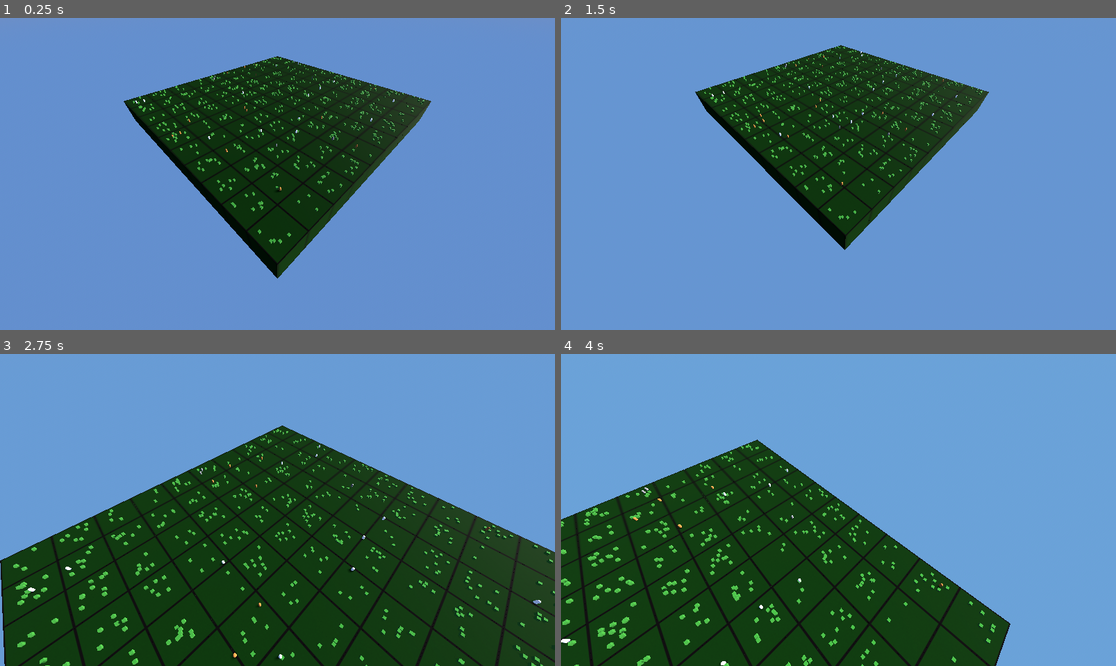
Above: before the commit, frames 1-4 (two rows, left to right).
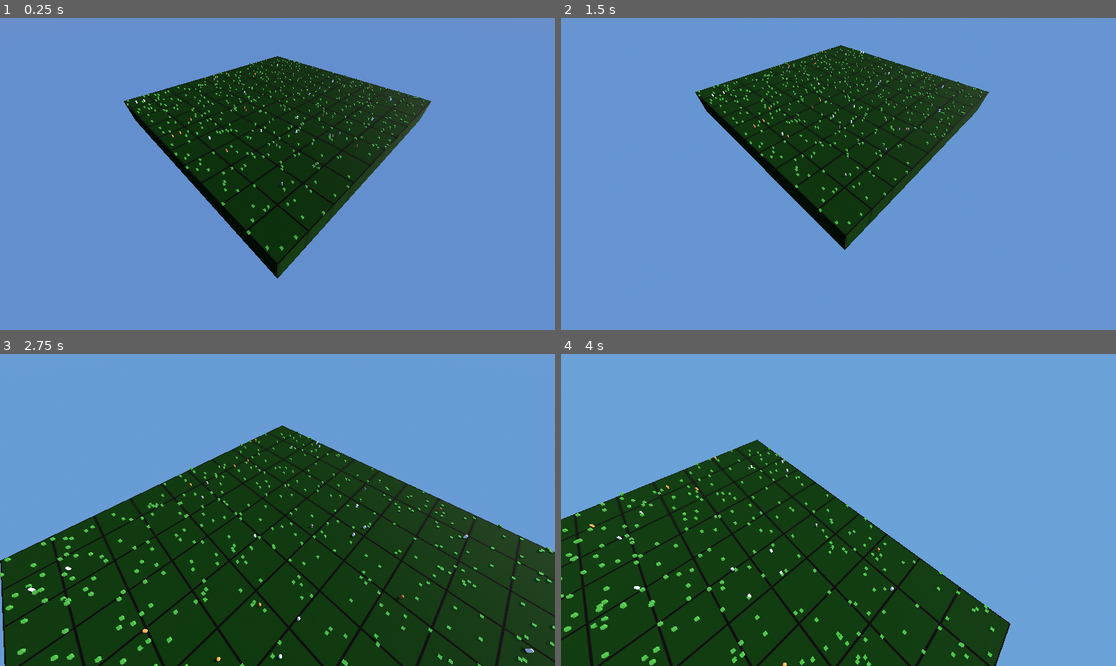
Above: after the commit, the same moments.

Repository: kyleyoung1121/TheParksDepartment
Game: Godot game, scene res://Maps/Ohio/OhioPreserve.tscn
The game is run twice, just before and just after one commit, with the same random seed, the same clock (stepped at 60 frames per second) and the same inputs.
Inputs (mouse positions are in pixels of both pictures, inside the frame that each line leads up to):
- Up to frame 1 (0.25 s): no input
- Up to frame 2 (1.5 s): move the mouse to (866, 174) at 0.52 s; hold Middle mouse button (camera_move) 0.53-1.28 s; move the mouse to (810, 174) at 1.27 s; tap S (camera_move_backward) at 1.35 s
- Up to frame 3 (2.75 s): move the mouse to (288, 503) at 2.02 s; hold W (camera_move_forward) from 2.03 s (still down)
- Up to frame 4 (4 s): move the mouse to (832, 516) at 2.77 s; release W (camera_move_forward) at 2.78 s; tap A (camera_move_left) at 2.85 s; move the mouse to (877, 513) at 3.52 s; hold D (camera_move_right) from 3.53 s (still down)

The runs differ from the first frame. In frame 1, 1.6% of the frame differs, in the area x 22-77%, y 12-75%; in frame 2, 1.4%; in frame 3, 3.8%, in the area x 0-100%, y 24-100%; in frame 4, 3.4%.

Commit message:
Added plant reproduction

Diff:
--- a/theparkdepartment/Entities/Animals/TemplateAnimal/TemplateAnimal.gd
+++ b/theparkdepartment/Entities/Animals/TemplateAnimal/TemplateAnimal.gd
@@ -6,7 +6,6 @@
 @export var speed = 5.0
 @export var movement_random_variation: float
 @export var eating_distance: float = 2.0
-# TODO: Work out how to handle reproduction. Do we just spawn another copy of this scene?
 @export var self_scene_path: String
 
 var animal_name: String
@@ -59,7 +58,7 @@
 
 
 func get_random_portion(value, setting):
-	var rough_forth = int(reproduction_cooldown/4)
+	var rough_forth = int(value/4)
 	if rough_forth == 0:
 		rough_forth = 1
 
@@ -69,6 +68,7 @@
 	else:
 		# Return somewhere between 0% and 25%
 		return (randi() % rough_forth)
+
 
 func _physics_process(delta):
 	# Add the gravity.
@@ -110,24 +110,31 @@
 		return false
 
 	# Consider all plants and animals. If they are prey and it range, eat them
-	for food_consideration in get_tree().get_nodes_in_group("plants"):
-		# Only consider eating known prey_organisms
-		if food_consideration.species in prey_organisms:
-			# If the food is in range, eat it!
-			if position.distance_to(food_consideration.position) <= adjusted_eating_distance:
-				hunger = min(hunger + OhioEcosystemData.plants_species_data[food_consideration.species]["nutrition"], max_hunger)
-				food_consideration.consumed()
-				#print(animal_name, " ate ", food_consideration.plant_name)
-				return true
-	for food_consideration in get_tree().get_nodes_in_group("animals"):
-		# Only consider eating known prey_organisms
-		if food_consideration.species in prey_organisms:
-			# If the food is in range, eat it!
-			if position.distance_to(food_consideration.position) <= adjusted_eating_distance:
-				hunger = min(hunger + OhioEcosystemData.animals_species_data[food_consideration.species]["nutrition"], max_hunger)
-				food_consideration.consumed()
-				#print(animal_name, " ate ", food_consideration.animal_name)
-				return true
+	if diet_type == "Herbavore" or diet_type == "Omnivore":
+		var all_plants = get_tree().get_nodes_in_group("plants")
+		all_plants.shuffle()
+		for food_consideration in all_plants:
+			# Only consider eating known prey_organisms
+			if food_consideration.species in prey_organisms:
+				# If the food is in range, eat it!
+				if position.distance_to(food_consideration.position) <= adjusted_eating_distance:
+					hunger = min(hunger + OhioEcosystemData.plants_species_data[food_consideration.species]["nutrition"], max_hunger)
+					food_consideration.consumed()
+					#print(animal_name, " ate ", food_consideration.plant_name)
+					return true
+
+	if diet_type == "Carnivore" or diet_type == "Omnivore":
+		var all_animals = get_tree().get_nodes_in_group("animals")
+		all_animals.shuffle()
+		for food_consideration in all_animals:
+			# Only consider eating known prey_organisms
+			if food_consideration.species in prey_organisms:
+				# If the food is in range, eat it!
+				if position.distance_to(food_consideration.position) <= adjusted_eating_distance:
+					hunger = min(hunger + OhioEcosystemData.animals_species_data[food_consideration.species]["nutrition"], max_hunger)
+					food_consideration.consumed()
+					#print(animal_name, " ate ", food_consideration.animal_name)
+					return true
 
 
 
@@ -152,19 +159,29 @@
 	var parent = get_parent()
 	assert(not parent == null)
 
+	# Check that this species hasn't hit its limit
+	var population_limit = OhioEcosystemData.animals_species_data[species]["population_limit"]
+	if OhioEcosystemData.animals_species_data[species]["count"] >= population_limit:
+		print("flag 1")
+		return
+
 	# Create a new instance of the current scene
 	var new_animal = load(self_scene_path).instantiate()
-
-	# Set position near the original animal
 	new_animal.position = position + Vector3(randf_range(-1, 1), 0, randf_range(-1, 1))
+	new_animal.animal_name = species.to_lower() + "_" + str(OhioEcosystemData.animals_species_data[species]["count"])
+	new_animal.set_random_destination()
 
 	# Add the new instance to the scene
 	parent.add_child(new_animal)
+	print("New " + species + " has been born: " + animal_name)
+	OhioEcosystemData.animals_species_data[species]["count"] += 1
 
 
 func search_for_need():
 	if gender == "Male" and hunger > max_hunger * 0.5:
-		for animal in get_tree().get_nodes_in_group("animals"):
+		var all_animals = get_tree().get_nodes_in_group("animals")
+		all_animals.shuffle()
+		for animal in all_animals:
 			if animal.species == species and animal.gender == "Female" and animal.reproduction_timer <= 1:
 				if position.distance_to(animal.position) <= adjusted_eye_sight:
 					set_desired_position(animal.position)
@@ -173,14 +190,18 @@
 	# Otherwise, search for food
 	# If this animal eats meat, look for animals
 	if diet_type == "Carnivore" or diet_type == "Omnivore":
-		for animal in get_tree().get_nodes_in_group("animals"):
+		var all_animals = get_tree().get_nodes_in_group("animals")
+		all_animals.shuffle()
+		for animal in all_animals:
 			if animal.position.distance_to(position) <= adjusted_eye_sight and animal.species in prey_organisms:
 				set_desired_position(animal.position)
 				return
 
 	# If this animal eats plants, look for plants
 	if diet_type == "Herbivore" or diet_type == "Omnivore":
-		for plant in get_tree().get_nodes_in_group("plants"):
+		var all_plants = get_tree().get_nodes_in_group("plants")
+		all_plants.shuffle()
+		for plant in all_plants:
 			if plant.position.distance_to(position) <= adjusted_eye_sight and plant.species in prey_organisms:
 				set_desired_position(plant.position)
 				return
@@ -218,12 +239,12 @@
 
 	# Reproduce if conditions are right
 	elif gender == "Female" and reproduction_timer <= 0:
-		for animal in get_tree().get_nodes_in_group("animals"):
+		var all_animals = get_tree().get_nodes_in_group("animals")
+		all_animals.shuffle()
+		for animal in all_animals:
 			if animal.species == species and position.distance_to(animal.position) and animal.gender != gender:
-				print(animal_name, " and ", animal.animal_name, " reproducing at ", position)
 				reproduction_timer = reproduction_cooldown
 				reproduce(OhioEcosystemData.animals_species_data[species]["count"])
-				OhioEcosystemData.animals_species_data[species]["count"] += 1
 				break
 
 
--- a/theparkdepartment/Entities/Plants/Grass/grass.tscn
+++ b/theparkdepartment/Entities/Plants/Grass/grass.tscn
@@ -8,9 +8,19 @@
 [sub_resource type="BoxMesh" id="BoxMesh_eh8cm"]
 material = SubResource("StandardMaterial3D_vqyaw")
 
+[sub_resource type="CylinderShape3D" id="CylinderShape3D_4g0u7"]
+height = 10.0
+radius = 10.0
+
+[sub_resource type="BoxShape3D" id="BoxShape3D_fdqwo"]
+
 [node name="Grass" instance=ExtResource("1_tdtwy")]
 mesh = SubResource("BoxMesh_eh8cm")
 species = "Grass"
-max_age = 30
-reproduction_cooldown = 15
-nutrition = 3
+self_scene_path = "res://Entities/Plants/Grass/Grass.tscn"
+
+[node name="ClusterDetectionCollision" parent="ClusterDetection" index="0"]
+shape = SubResource("CylinderShape3D_4g0u7")
+
+[node name="PlantCollision" parent="PlantArea" index="0"]
+shape = SubResource("BoxShape3D_fdqwo")
--- a/theparkdepartment/Entities/Plants/TemplatePlant/TemplatePlant.gd
+++ b/theparkdepartment/Entities/Plants/TemplatePlant/TemplatePlant.gd
@@ -3,22 +3,48 @@
 
 # Plant variables; export the ones that we want to tweak in the editor
 @export var species: String
-@export var max_age: int
-@export var gender: String
-@export var reproduction_cooldown: int
-@export var nutrition: int
-# TODO: Work out how to handle reproduction. Do we just spawn another copy of this scene?
-@export var self_scene = null
+@export var self_scene_path: String
+
+@onready var cluster_area = $ClusterDetection
+@onready var cluster_collision = $ClusterDetection/ClusterDetectionCollision
 
 var plant_name: String
+var max_age: int
 var age: int
+var nutrition: int
+var reproduction_cooldown: int
+var reproduction_timer: int
+var cluster_range: int
+var max_cluster_neighbors: int
 var plant_position: Vector2
-var reproduction_timer: int
 
 
 func _ready():
-	if gender == null:
-		gender = "Male" if randi() % 2 == 0 else "Female"
+	# Fetch settings for this particular plant
+	reproduction_cooldown = OhioEcosystemData.plants_species_data[species]["reproduction_cooldown"]
+	max_age = OhioEcosystemData.plants_species_data[species]["max_age"]
+	nutrition = OhioEcosystemData.plants_species_data[species]["nutrition"]
+	cluster_range = OhioEcosystemData.plants_species_data[species]["cluster_range"]
+	max_cluster_neighbors = OhioEcosystemData.plants_species_data[species]["max_cluster_neighbors"]
+
+	age = get_random_portion(max_age, "minority")
+	reproduction_timer = get_random_portion(reproduction_cooldown, "majority")
+	cluster_collision.shape.height = cluster_range
+	cluster_collision.shape.radius = cluster_range
+
+
+
+func get_random_portion(value, setting):
+	var rough_forth = int(value/4)
+	if rough_forth == 0:
+		rough_forth = 1
+
+	if setting == "majority":
+		# Return somewhere between 100% and 75% of the original value
+		return value - (randi() % rough_forth)
+	else:
+		# Return somewhere between 0% and 25%
+		return (randi() % rough_forth)
 
 
 func is_old() -> bool:
@@ -26,14 +52,35 @@
 
 
 func consumed():
+	OhioEcosystemData.plants_species_data[species]["count"] -= 1
 	queue_free()
 
 
-func reproduce(count: int):
-	var baby_organism = self_scene
-	baby_organism.init(position, species.to_lower() + "_" + str(count))
-	print("Baby ", species, " created with name: ", baby_organism.plant_name)
-	return baby_organism
+func reproduce(count):
+	# Get the parent scene so we can add the new instance to it
+	var parent = get_parent()
+	assert(not parent == null)
+
+	# Check that this species hasn't hit its limit
+	var population_limit = OhioEcosystemData.plants_species_data[species]["population_limit"]
+	if OhioEcosystemData.plants_species_data[species]["count"] >= population_limit:
+		print("flag 2")
+		return
+
+	# Create a new instance of the current scene
+	var new_plant = load(self_scene_path).instantiate()
+
+	# Set position near the original plant
+	new_plant.position = position + Vector3(randf_range(-8, 8), 0, randf_range(-8, 8))
+
+	# Set a name based on what number plant this is
+	new_plant.plant_name = species.to_lower() + "_" + str(OhioEcosystemData.plants_species_data[species]["count"])
+
+	# Add the new instance to the scene
+	parent.add_child(new_plant)
+	print("New plant has been born: " + plant_name)
+	OhioEcosystemData.plants_species_data[species]["count"] += 1
+
 
 
 func update():
@@ -47,20 +94,23 @@
 
 	# TODO: Plant reproduction should act differently right? Like based on available space?
 	# Reproduce if conditions are right
-	elif gender == "Female" and reproduction_timer <= 0:
-		for plant in get_tree().get_nodes_in_group("plants"):
-			if plant.species == species and plant.position == position and plant.gender != gender:
-				print(plant_name, " and ", plant.plant_name, " reproducing at ", position)
-				reproduction_timer = reproduction_cooldown
-				var new_plant = reproduce(OhioEcosystemData.plant_species_data[species]["count"])
-				OhioEcosystemData.plant_species_data[species]["count"] += 1
-				# TODO: add the new plant to the scene
+	if reproduction_timer <= 0:
+
+		var all_neighbors = cluster_area.get_overlapping_areas()
+		var total_plant_neighbors = 0
+		for neighbor in all_neighbors:
+			if neighbor.is_in_group("plants_area"):
+				total_plant_neighbors += 1
+
+		if total_plant_neighbors <= max_cluster_neighbors:
+			reproduction_timer = reproduction_cooldown
+			reproduce(OhioEcosystemData.plants_species_data[species]["count"])
 
 
 # Position the entity based on a 2d grid
 # Note: we set position.z because in 3d, y refers to up/down
 func set_grid_position(grid_position: Vector2):
 	position.x = grid_position.x * OhioEcosystemData.grid_scale
-	position.x += randf_range(-5, 5)
+	position.x += randf_range(-8, 8)
 	position.z = grid_position.y * OhioEcosystemData.grid_scale
-	position.z += randf_range(-5, 5)
+	position.z += randf_range(-8, 8)
--- a/theparkdepartment/Entities/Plants/TemplatePlant/TemplatePlant.tscn
+++ b/theparkdepartment/Entities/Plants/TemplatePlant/TemplatePlant.tscn
@@ -8,3 +8,11 @@
 transform = Transform3D(1, 0, 0, 0, 1, 0, 0, 0, 1, 0, 0.5, 0)
 mesh = SubResource("BoxMesh_0bmws")
 script = ExtResource("1_vil0x")
+
+[node name="ClusterDetection" type="Area3D" parent="."]
+
+[node name="ClusterDetectionCollision" type="CollisionShape3D" parent="ClusterDetection"]
+
+[node name="PlantArea" type="Area3D" parent="." groups=["plants_area"]]
+
+[node name="PlantCollision" type="CollisionShape3D" parent="PlantArea"]
--- a/theparkdepartment/Maps/Ohio/OhioEcosystemData.gd
+++ b/theparkdepartment/Maps/Ohio/OhioEcosystemData.gd
@@ -18,6 +18,7 @@
 		"nutrition" : 10,
 		"diet_type": "Herbivore",
 		"prey_organisms": ["Grass"],
+		"population_limit": 100,
 	},
 	"Rabbit": {
 		"count": 0,
@@ -29,23 +30,30 @@
 		"nutrition" : 7,
 		"diet_type": "Herbivore",
 		"prey_organisms": ["Grass"],
+		"population_limit": 100,
 	},
 	"EasternWolf": {
 		"count": 0,
 		"reproduction_cooldown": 6,
-		"max_hunger": 10,
-		"eye_sight": 12,
-		"movement_chance": 0.7,
+		"max_hunger": 8,
+		"eye_sight": 8,
+		"movement_chance": 0.5,
 		"max_age": 20,
 		"nutrition" : 6,
 		"diet_type": "Carnivore",
 		"prey_organisms": ["Deer", "Rabbit"],
+		"population_limit": 100,
 	}
 }
 
 var plants_species_data = {
 	"Grass": {
 		"count": 0,
+		"reproduction_cooldown": 2,
+		"max_age": 15,
 		"nutrition": 5,
+		"cluster_range": 5,
+		"max_cluster_neighbors": 30,
+		"population_limit": 1000,
 	}
 }
--- a/theparkdepartment/Maps/Ohio/OhioEcosystemSimulationHandler.gd
+++ b/theparkdepartment/Maps/Ohio/OhioEcosystemSimulationHandler.gd
@@ -19,7 +19,7 @@
 	# Add 1 plant in every spot in our grid
 	for i in range(OhioEcosystemData.grid_size):
 		for j in range(OhioEcosystemData.grid_size):
-			var plant_quantity = randi_range(3,10)
+			var plant_quantity = randi_range(3,7)
 			for k in range(plant_quantity):
 				# Create a new instance of our grass scene.
 				var new_plant = grass_scene.instantiate()
@@ -46,7 +46,7 @@
 		OhioEcosystemData.animals_species_data["Rabbit"]["count"] += 1
 
 	# Add 5 wolves
-	for i in range(5):
+	for i in range(10):
 		var new_wolf = wolf_scene.instantiate()
 		new_wolf.set_grid_position(Vector2(randi() % OhioEcosystemData.grid_size, randi() % OhioEcosystemData.grid_size))
 		new_wolf.animal_name = "wolf_" + str(OhioEcosystemData.animals_species_data["EasternWolf"]["count"])
@@ -62,10 +62,10 @@
 
 
 func start_simulation():
-	while OhioEcosystemData.days < 100:
+	while OhioEcosystemData.days < 300:
 		simulate_day()
 		# Wait between days
-		await get_tree().create_timer(5.0).timeout
+		await get_tree().create_timer(10.0).timeout
 		OhioEcosystemData.days += 1
 
 func _ready():
Not shown: 1 places in theparkdepartment/Entities/Plants/Grass/grass.tscn that only renumber resources
